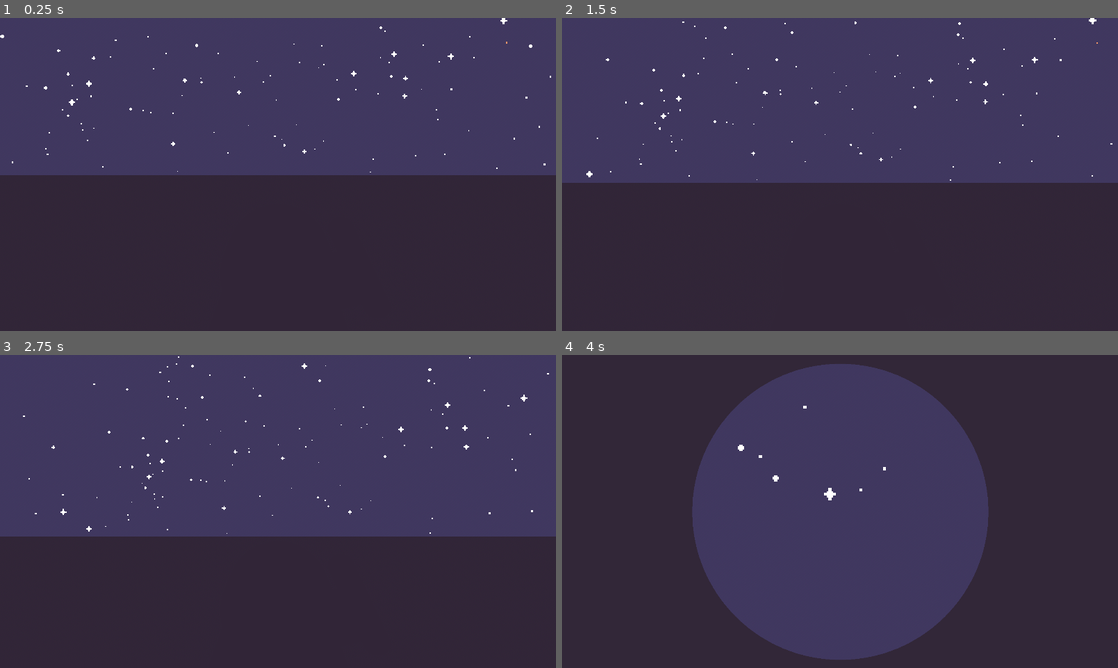
Above: before the commit, frames 1-4 (two rows, left to right).
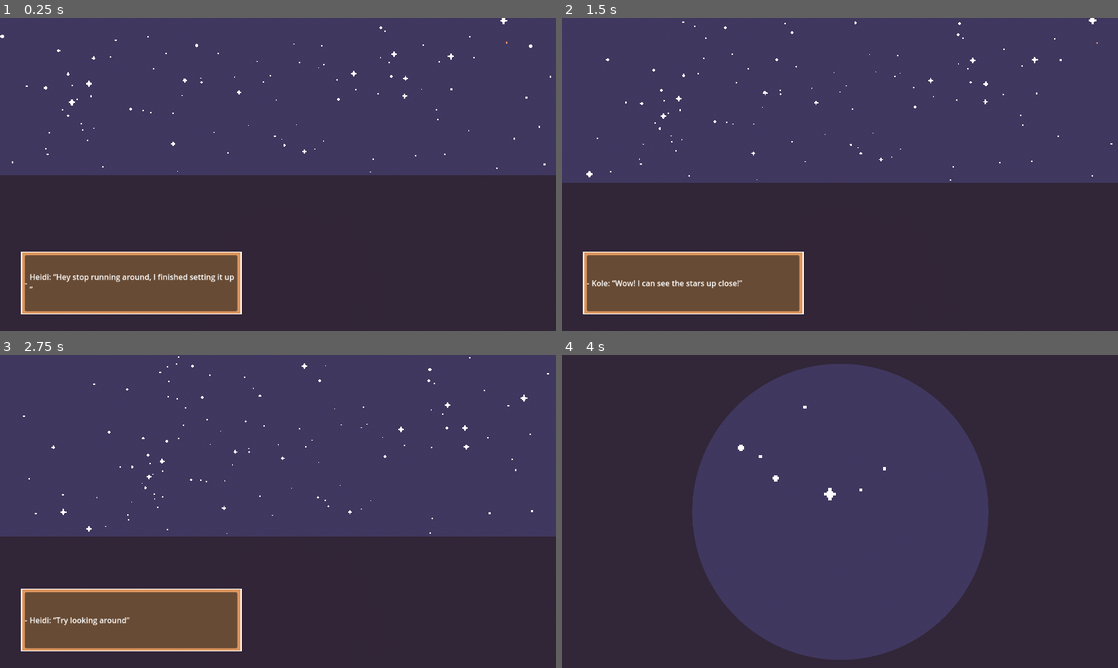
Above: after the commit, the same moments.

Repository: ATTOCORRECT/DesignWeek-Winter2025
Game: Godot game, scene res://Game.tscn
Two runs of this game, one before a commit and one after it. Both use one fixed random seed, a clock stepped at 60 frames per second and the inputs below.
Inputs (mouse positions are in pixels of both pictures, inside the frame that each line leads up to):
- Up to frame 1 (0.25 s): no input
- Up to frame 2 (1.5 s): tap Enter (ui_accept) at 0.5, 0.77, 1.25 s; move the mouse to (962, 158) at 0.52 s; press the mouse at (962, 158) at 0.53 s; hold Up (ui_up) 0.53-1.25 s; release the mouse at (962, 158) at 1.25 s; drag from (728, 190) to (812, 237) at 1.27 s
- Up to frame 3 (2.75 s): tap Enter (ui_accept) at 2 s; move the mouse to (333, 442) at 2.02 s; hold Up (ui_up) from 2.03 s (still down); hold Mouse wheel down (zoom_out) from 2.03 s (still down)
- Up to frame 4 (4 s): release Up (ui_up) at 2.75 s; release Mouse wheel down (zoom_out) at 2.75 s; tap Enter (ui_accept) at 2.75, 3.5, 3.77 s; drag from (812, 574) to (673, 464) at 2.77 s; move the mouse to (1006, 558) at 3.52 s; hold Down (ui_down) from 3.53 s (still down); hold Mouse wheel up (zoom_in) from 3.53 s (still down)

The runs differ from the first frame. In frame 1, 8.0% of the frame differs, in the area x 3-44%, y 74-95%; in frame 2, 8.0%; in frame 3, 8.0%; in frame 4, nothing differs.

Commit message:
updated dialouge
updated big typo

Diff:
--- a/stargazing-prototype/Game.tscn
+++ b/stargazing-prototype/Game.tscn
@@ -1,10 +1,11 @@
-[gd_scene load_steps=15 format=3 uid="uid://dg16kc075w7vx"]
+[gd_scene load_steps=16 format=3 uid="uid://dg16kc075w7vx"]
 
 [ext_resource type="Script" uid="uid://be3h2klfl8dg7" path="res://game.gd" id="1_sb48q"]
 [ext_resource type="PackedScene" uid="uid://detqrcdohb0f4" path="res://star_cluster.tscn" id="1_wbfu4"]
 [ext_resource type="Texture2D" uid="uid://dpyqfd6w603gr" path="res://assets/telescope_overlay.png" id="2_xkndl"]
 [ext_resource type="Script" uid="uid://bbl6ala82qygf" path="res://camera_3d.gd" id="3_t88pq"]
 [ext_resource type="Script" uid="uid://duefh44q85esg" path="res://player_controller.gd" id="3_u44n3"]
+[ext_resource type="PackedScene" uid="uid://bjlnvnj5t403" path="res://text_box_haidi.tscn" id="3_yx171"]
 [ext_resource type="PackedScene" uid="uid://bn8727pnh3qip" path="res://assets/telescope_model.tscn" id="4_r0x5m"]
 [ext_resource type="PackedScene" uid="uid://bme4wp3lk5xul" path="res://simlpe_star.tscn" id="6_joorw"]
 [ext_resource type="Texture2D" uid="uid://c583xmajg272d" path="res://assets/star_medium.png" id="8_yx171"]
@@ -56,6 +57,8 @@
 expand_mode = 1
 stretch_mode = 5
 
+[node name="textBox_Haidi" parent="UI" instance=ExtResource("3_yx171")]
+
 [node name="World" type="Node3D" parent="."]
 
 [node name="Telescope" type="Node3D" parent="World"]
--- a/stargazing-prototype/text_box_haidi.gd
+++ b/stargazing-prototype/text_box_haidi.gd
@@ -23,7 +23,7 @@
 	queue_text("Kole: “Wow! I can see the stars up close!”")
 	queue_text("Heidi: “Try looking around”")
 	queue_text("Kole: “This is so cool! It’s like millions and millions of Christmas lights!”")
-	queue_text("Heidi: “In the first page of Grandpa’s book he wrote about a red star, do you see it?”")
+	queue_text("Heidi: “In the first page of Grandpa’s book he wrote about the moon, do you see it?”")
 
 
 
